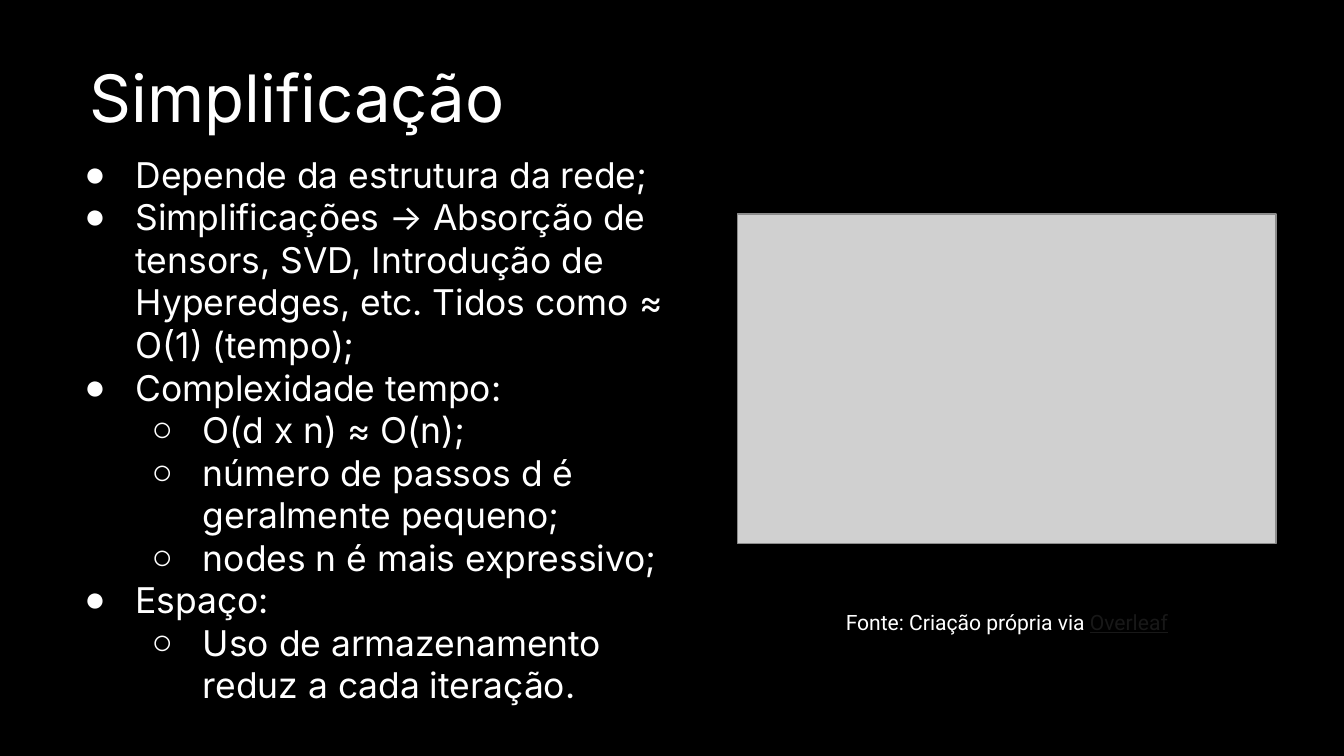
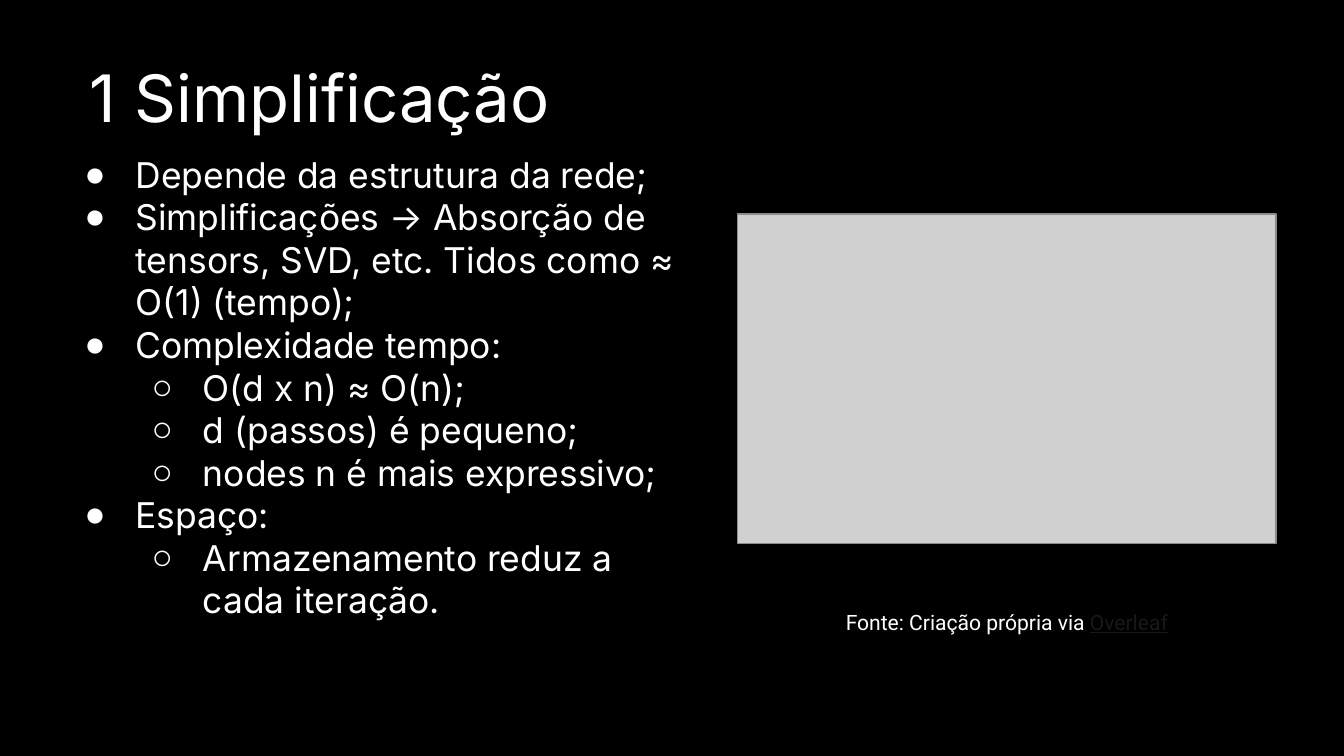
Before and after one commit to Dpbm/mestrado-aulas, a slide deck: slide 11 of algoritmos/projeto-seminario/Seminário.pptx (slide 21 before the commit). Drawn at 1344x756 pixels with LibreOffice and Linux fonts; fonts in the diff are those of the drawing; grey boxes stand for pictures. Boxes give left, top, right and bottom in pixels: in the first picture for what was removed or moved away, otherwise in the second. Text is boxed around its words. In the diff, an @@ line names an element or a change of style, - is before the commit and + after.

```diff
--- a/algoritmos/projeto-seminario/Seminário.pptx
+++ b/algoritmos/projeto-seminario/Seminário.pptx
@@ text at bbox=[90, 72, 550, 136]: text changed @@
-Simplificação
+1 Simplificação
@@ text at bbox=[136, 203, 645, 323]: text changed @@
-● Simplificações -> Absorção de tensors, SVD, Introdução de Hyperedges, etc. Tidos como ≈ O(1) (tempo);
+● Simplificações -> Absorção de tensors, SVD, etc. Tidos como ≈ O(1) (tempo);
@@ text at bbox=[203, 415, 578, 451]: text changed @@
-  ○ número de passos d é geralmente pequeno;
+  ○ d (passos) é pequeno;
@@ text at bbox=[203, 545, 613, 621]: text changed @@
-  ○ Uso de armazenamento reduz a cada iteração.
+  ○ Armazenamento reduz a cada iteração.
```
Also in this commit, not shown: 17 other slides changed, 1 slide added, 15 slides removed, 6 other files.
